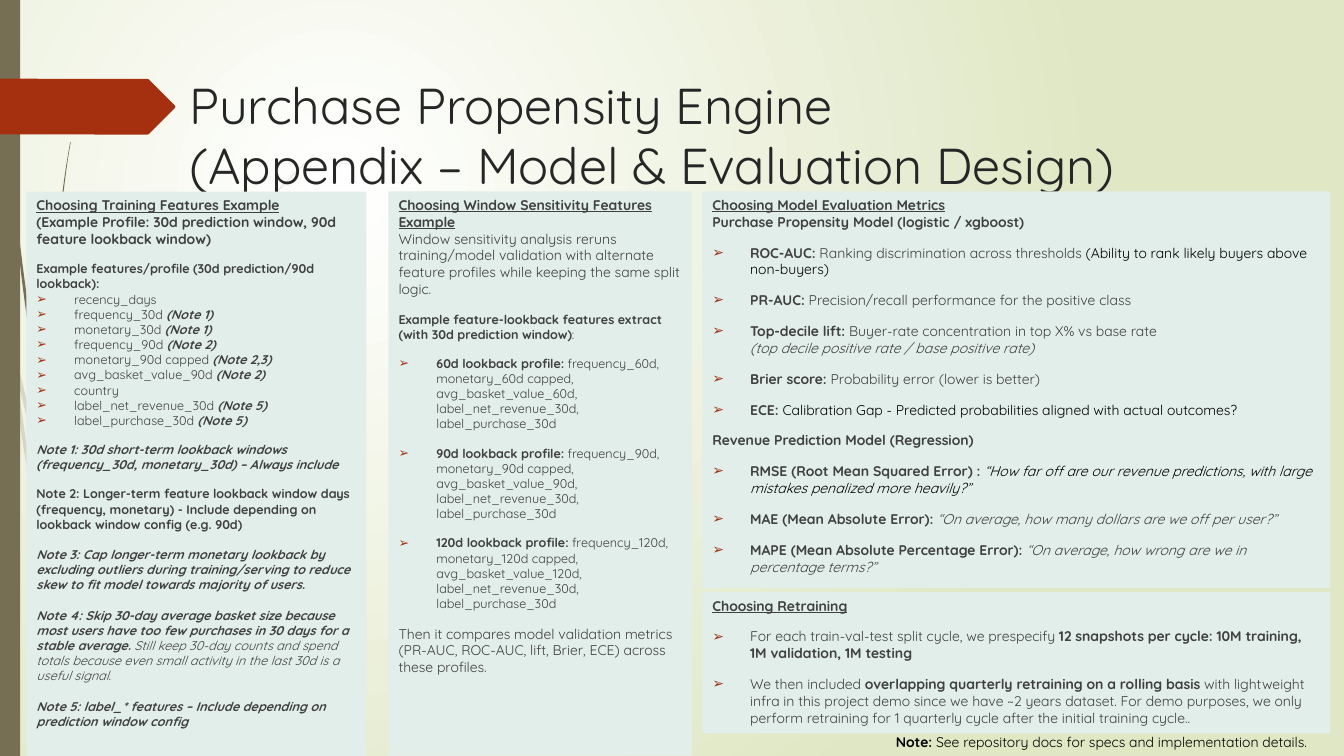
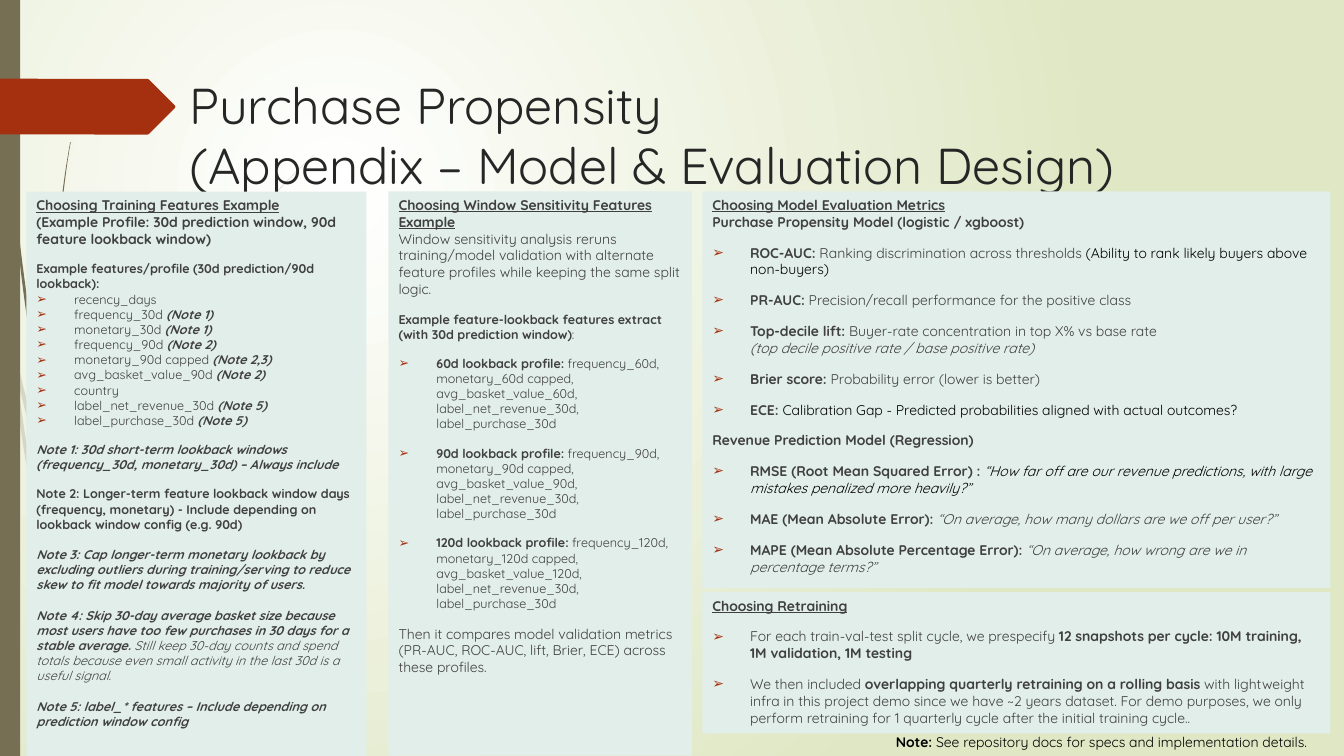
Before and after one commit to Phrey001/mle-marketplace-growth, a slide deck: slide 6 of docs/architecture.pptx. Drawn at 1344x756 pixels with LibreOffice and Linux fonts; fonts in the diff are those of the drawing. Boxes give left, top, right and bottom in pixels: in the first picture for what was removed or moved away, otherwise in the second. Text is boxed around its words. In the diff, an @@ line names an element or a change of style, - is before the commit and + after.

```diff
--- a/docs/architecture.pptx
+++ b/docs/architecture.pptx
@@ title at [189, 86, 1114, 192]: text changed @@
-Purchase Propensity Engine
-(Appendix – Model & Evaluation Design)
+Purchase Propensity
+(Appendix – Model & Evaluation Design)
```
Also in this commit, not shown: 12 other slides changed, 18 other files.
